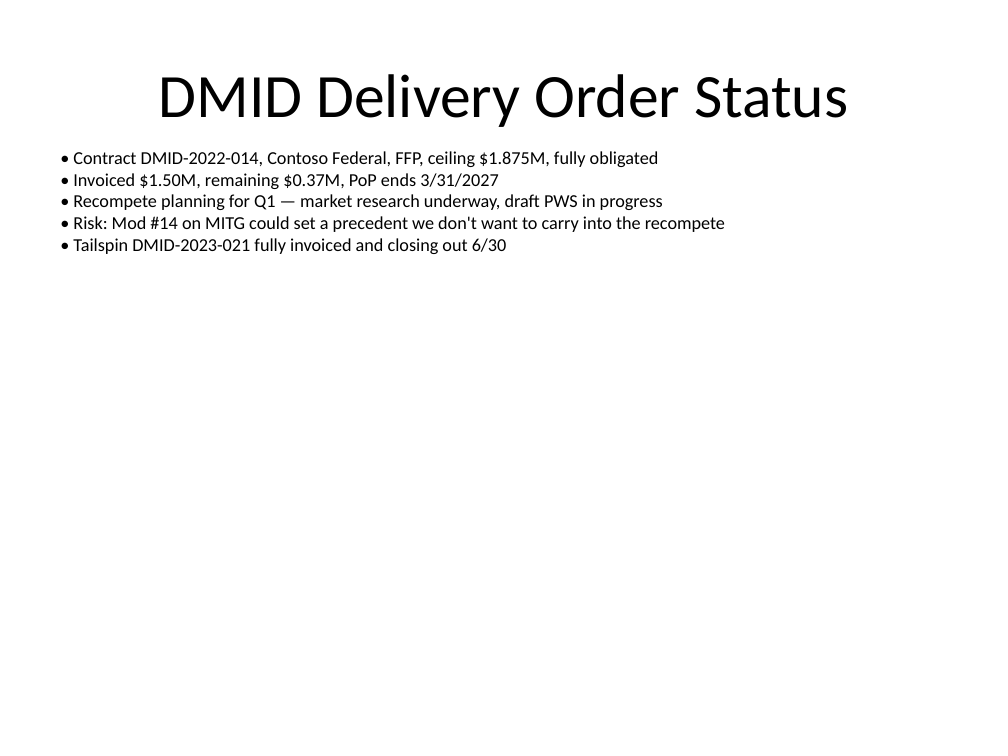
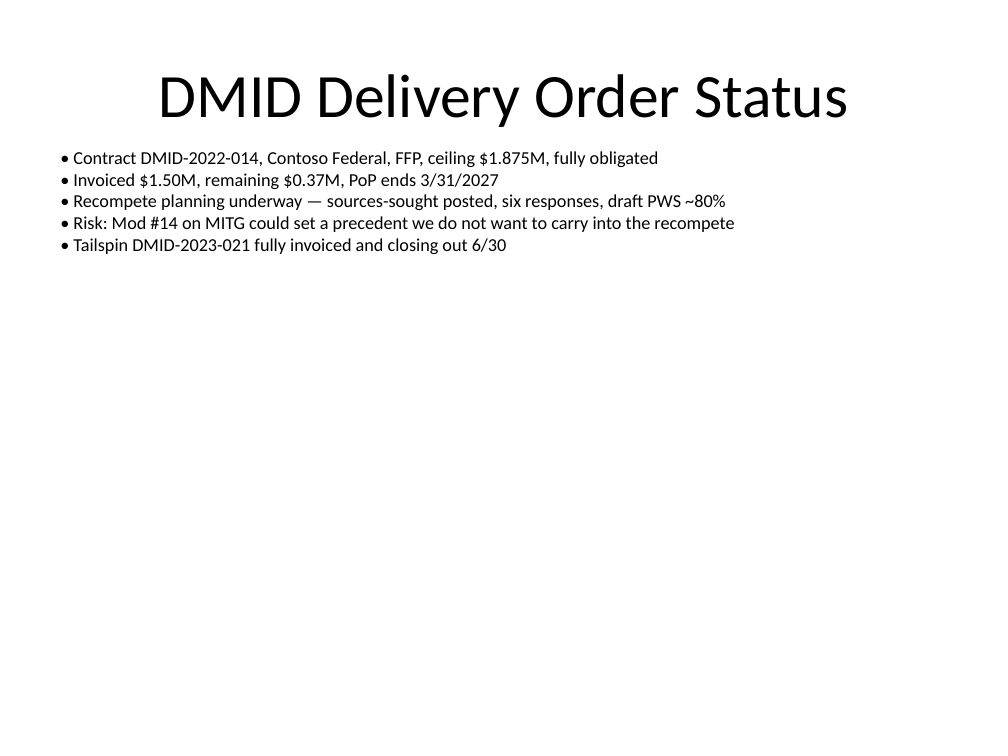
Before and after one commit to opsgility/cciio-phase2, a slide deck: slide 4 of assets/Quarterly_Deck.pptx. Drawn at 1008x756 pixels with LibreOffice and Linux fonts; fonts in the diff are those of the drawing. Boxes give left, top, right and bottom in pixels: in the first picture for what was removed or moved away, otherwise in the second. Text is boxed around its words. In the diff, an @@ line names an element or a change of style, - is before the commit and + after.

```diff
--- a/assets/Quarterly_Deck.pptx
+++ b/assets/Quarterly_Deck.pptx
@@ text at <box>73,194,734,232</box>: text changed @@
-• Recompete planning for Q1 — market research underway, draft PWS in progress
-• Risk: Mod #14 on MITG could set a precedent we don't want to carry into the recompete
+• Recompete planning underway — sources-sought posted, six responses, draft PWS ~80%
+• Risk: Mod #14 on MITG could set a precedent we do not want to carry into the recompete
```
Also in this commit, not shown: 8 other slides changed, 4 other files.
